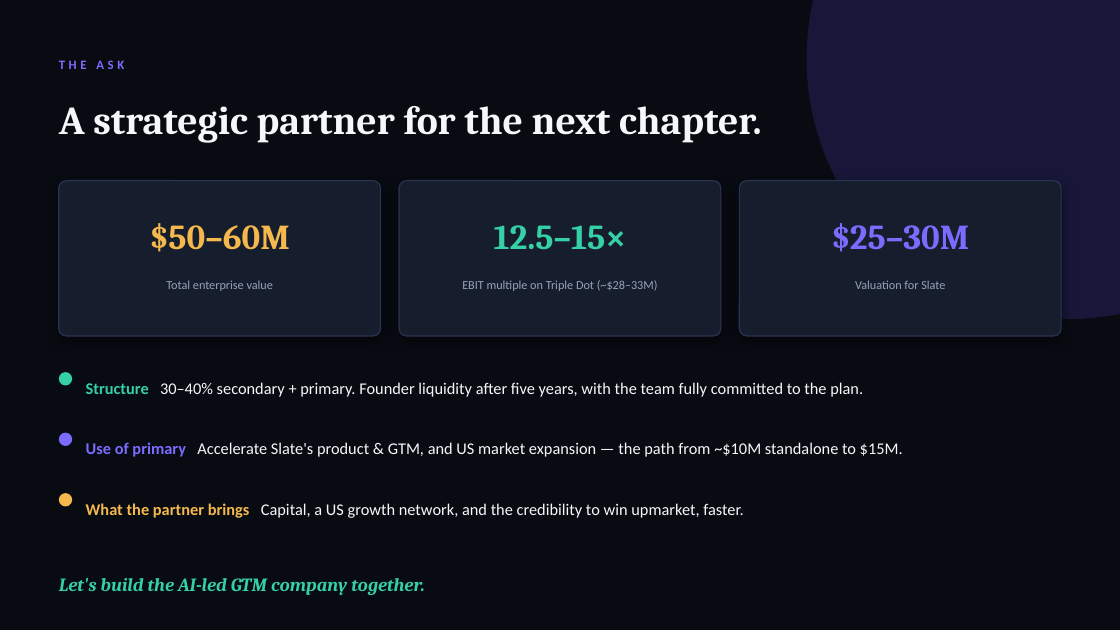
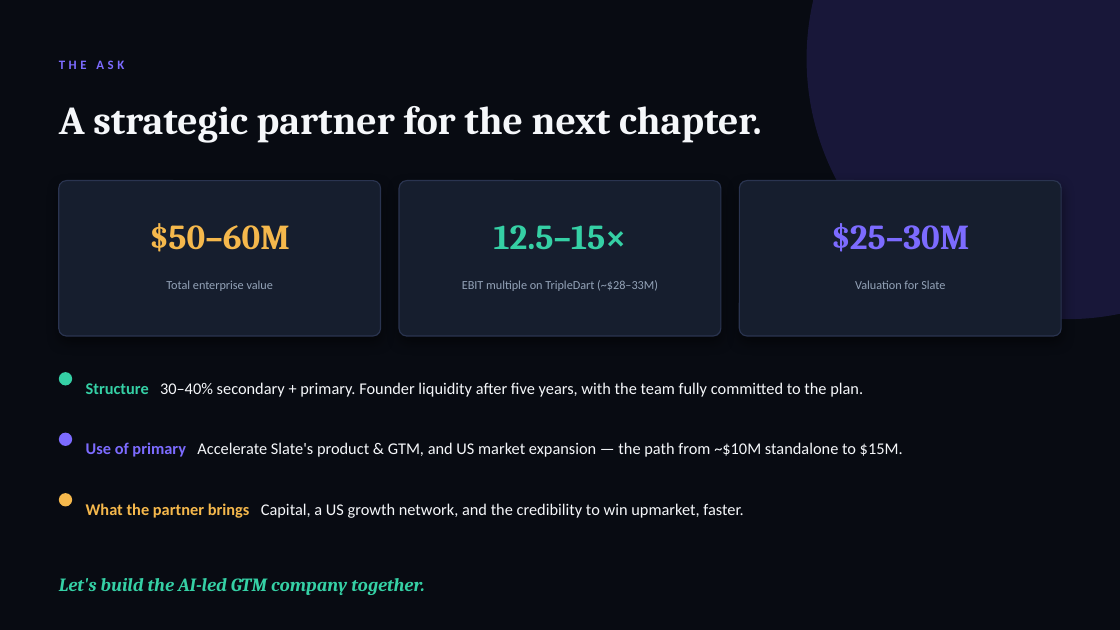
Before and after one commit to shiyam-source/Test, a slide deck: slide 15 of TripleDart_Slate_Investor_Deck.pptx. Drawn at 1120x630 pixels with LibreOffice and Linux fonts; fonts in the diff are those of the drawing. Boxes give left, top, right and bottom in pixels: in the first picture for what was removed or moved away, otherwise in the second. Text is boxed around its words. In the diff, an @@ line names an element or a change of style, - is before the commit and + after.

```diff
--- a/TripleDart_Slate_Investor_Deck.pptx
+++ b/TripleDart_Slate_Investor_Deck.pptx
@@ text at box(462, 280, 658, 291): text changed @@
-EBIT multiple on Triple Dot (~$28–33M)
+EBIT multiple on TripleDart (~$28–33M)
```
Also in this commit, not shown: 3 other slides changed, 1 other file.
